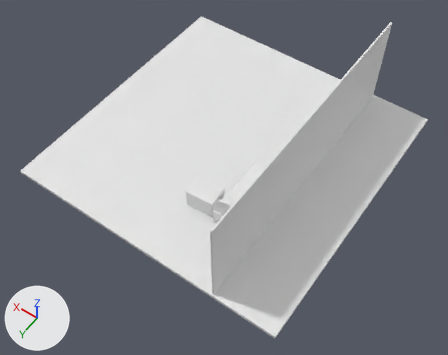
Renders of the Blender file rooms/room_a.blend from each side of a commit.
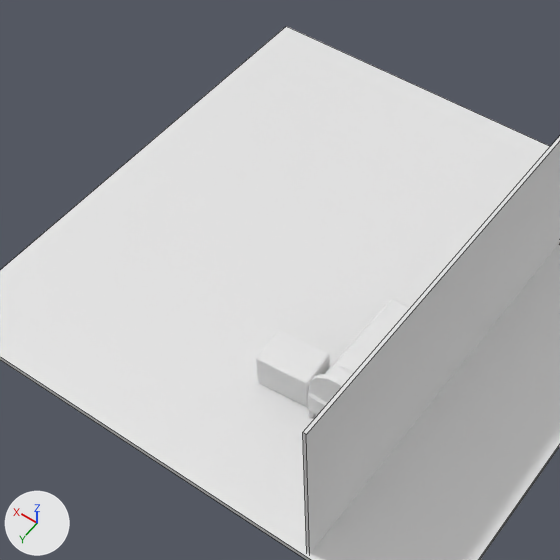
There are two pictures of each version: one whole from a 50 mm camera at (-15.91, 23.08, 32.26) aimed at (-1.55, 2.98, 0.68), one close up on the part from 11% to 77% of the width and 1% to 84% of the height. Lighting does not change. The marker at lower left points along +X, +Y and +Z. The close-ups show mesh edges as thin lines.

The scene before the commit, as lines of its bpy script (objects in view):
```python
me_circle_001 = bpy.data.meshes.new('Circle.001')
me_circle_001.from_pydata(...)  # 48 vertices, 43 faces; spans x 0.0..1.055, y -0.121..0.052, z -0.897..0.564
me_cube_001 = bpy.data.meshes.new('Cube.001')
me_cube_001.from_pydata(...)  # 30 vertices, 21 faces, 3 loose edges; spans x 0.0..1.11, y -2.47..2.47, z -0.85..0.5
me_cube_004 = bpy.data.meshes.new('Cube.004')
me_cube_004.from_pydata(...)  # a box spanning x -0.1..0.1, y -9.9..9.9, z 0.0..6.7
ob_bed = bpy.data.objects.new('bed', me_cube_001)
ob_bed.parent = ob_floor
ob_bed.location = (-3.849, 3.429, 0.96)
_m = ob_bed.modifiers.new('Mirror', 'MIRROR')
_m.use_clip = True
ob_bed_board = bpy.data.objects.new('bed-board', me_circle_001)
ob_bed_board.parent = ob_bed
ob_bed_board.matrix_parent_inverse = Matrix(((1.0, 0.0, 0.0, 0.0), (0.0, 1.0, 0.0, 0.0), (0.0, 0.0, 1.0, -3.029), (0.0, 0.0, 0.0, 1.0)))
ob_bed_board.location = (0.0, 2.336, 4.324)
_m = ob_bed_board.modifiers.new('Mirror', 'MIRROR')
_m.use_clip = True
ob_wall_x = bpy.data.objects.new('wall_x-', me_cube_004)
ob_wall_x.parent = ob_floor
ob_wall_x.location = (-5.701, 0.0, 0.0)
# also in view: 'sidetable' at (-1.54, 5.0, 0.82); 'floor' at (0.0, 0.0, 0.0)
```
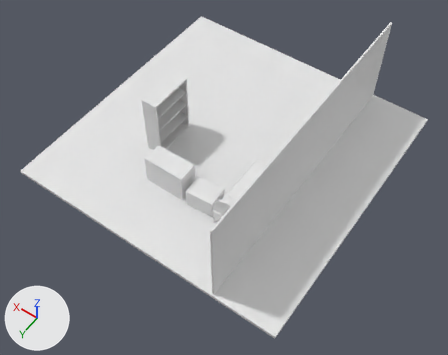
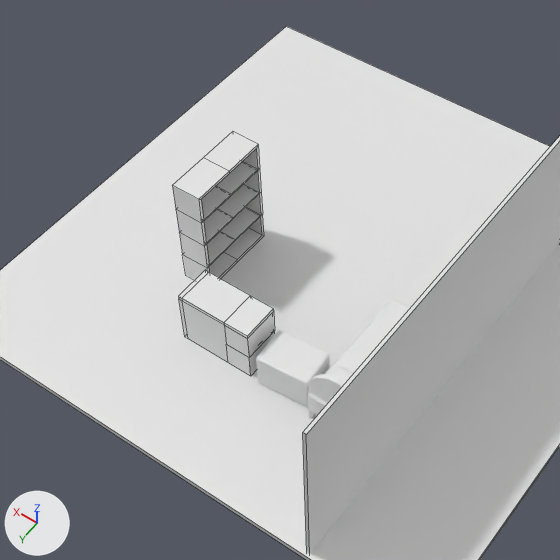
Location of each change, [x1, y1, x2, y2] in pixels of the close-ups (560 x 560 px):
'bookshelf', added
    after: [172, 131, 264, 280]
'desk', added
    after: [178, 270, 275, 376]

What the commit changed:
Mesh me_cube_008 is new.
It has 49 vertices, 38 faces and spans x -0.56..0.56, y 0.0..1.59, z 0.06..4.62.
Mesh me_cube_007 is new.
It has 49 vertices, 45 faces, 2 loose edges and spans x -1.44..1.44, y -0.7..0.7, z -0.14..2.05.
Object 'bookshelf' (ob_bookshelf) is new; it shows me_cube_008.
Its parent is ob_floor.
Its location is (3.865, 1.9, 0.0).
It gains a MIRROR modifier named 'Mirror'.
Modifier setting: use_axis = (False, True, False).
Modifier setting: use_clip = True.
Object 'desk' (ob_desk) is new; it shows me_cube_007.
Its parent is ob_floor.
Its location is (1.205, 4.971, 0.236).
